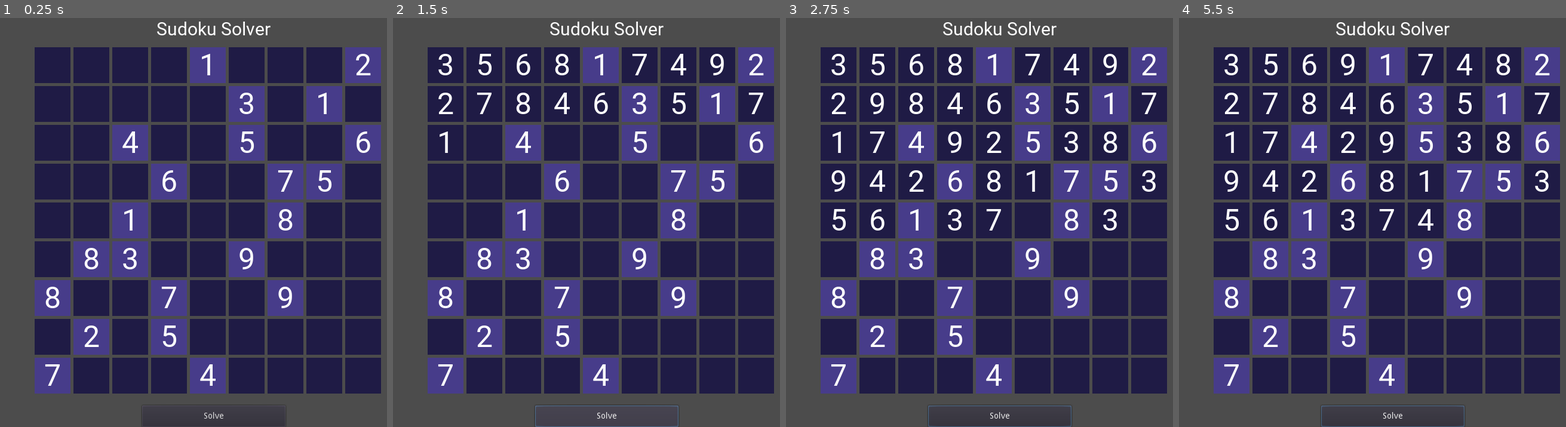
Above: before the commit, frames 1-4 (left to right).
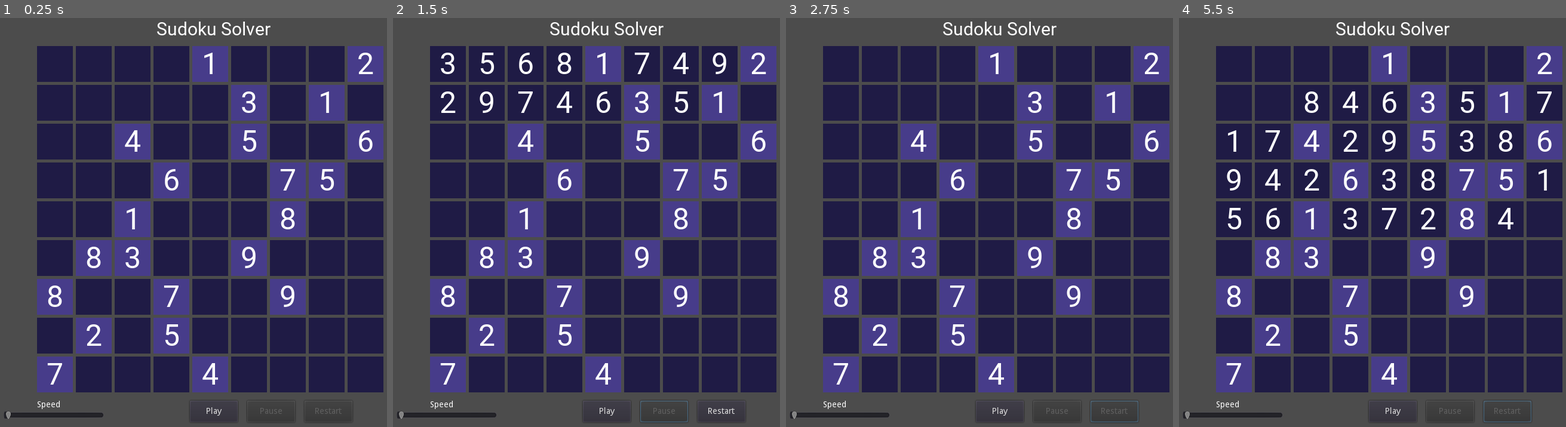
Above: after the commit, the same moments.

Repository: afroewis/godot-sudoku-solver
Game: Godot game, scene res://main_scene.tscn
The game is run twice, just before and just after one commit, with the same random seed, the same clock (stepped at 60 frames per second) and the same inputs.
Inputs (mouse positions are in pixels of both pictures, inside the frame that each line leads up to):
- Up to frame 1 (0.25 s): no input
- Up to frame 2 (1.5 s): click "Solve" (after the commit: "Play") at 0.5 s; click (663, 410) at 1.25 s, where only the run after the commit has a clickable "Pause"
- Up to frame 3 (2.75 s): click (1114, 410) at 2 s, where only the run after the commit has a clickable "Restart"
- Up to frame 4 (5.5 s): click "Solve" (after the commit: "Play") at 2.75 s; click (1507, 410) at 3.5 s, where only the run after the commit has a clickable "Restart"; click "Solve" (after the commit: "Play") at 4.25 s; click (1507, 410) at 5 s, where only the run after the commit has a clickable "Restart"

The runs differ from the first frame. In frame 1, 16% of the frame differs, in the area x 1-100%, y 6-100%; in frame 2, 18%; in frame 3, 19%; in frame 4, 19%.
Error before the commit: Invalid get index '81' (on base: 'Array'). (res://main_scene.gd:85)

Commit message:
Added controls

Diff:
--- a/main_scene.gd
+++ b/main_scene.gd
@@ -2,11 +2,13 @@
 
 export(PackedScene) var rect_scene = preload("res://number.tscn")
 
-onready var button = get_node("Button")
-onready var container = get_node("GridContainer")
+onready var play_button = get_node("play_button")
+onready var pause_button = get_node("pause_button")
+onready var reset_button = get_node("reset_button")
+onready var container = get_node("numbers_container")
 
 # Game state
-var board = [
+var new_board = [
 	0, 0, 0, 0, 1, 0, 0, 0, 2,
 	0, 0, 0, 0, 0, 3, 0, 1, 0,
 	0, 0, 4, 0, 0, 5, 0, 0, 6,
@@ -18,10 +20,13 @@
 	7, 0, 0, 0, 4, 0, 0, 0, 0
 ]
 
+var board = [] + new_board
+
 var rows: Array = []
 var cols: Array = []
 var cells: Array = []
 var steps: Array = []
+var isPaused: bool
 
 func are_all_true(arr: Array) -> bool:
 	for i in arr.size():
@@ -30,24 +35,57 @@
 	return true
 
 func _ready():
-	button.connect("button_down", self, "solve_pressed")
+	play_button.connect("button_up", self, "solve_pressed")
+	pause_button.connect("button_up", self, "pause_pressed")
+	reset_button.connect("button_up", self, "reset_pressed")
+
 	create_board()
 
+func pause_pressed():
+	play_button.disabled = false
+	pause_button.disabled = true
+	reset_button.disabled = false
+	isPaused = true
+
+func reset_pressed():
+	play_button.disabled = false
+	pause_button.disabled = true
+	reset_button.disabled = true
+	board = [] + new_board;
+	steps = []
+	rows = []
+	cols = []
+	cells = []
+	isPaused = false
+	create_board()
+
+
 func solve_pressed():
+	isPaused = false
+	play_button.disabled = true
+	pause_button.disabled = false
+	reset_button.disabled = false
+
 	print_board()
 	solve(board, 0, rows, cols, cells)
 	print_board()
 
-	for i in steps:
-		var index = i[0]
-		var value = i[1]
+	for step in steps:
+		if (isPaused):
+			break
+		var index = step[0]
+		var value = step[1]
 		var number = container.get_children()[index]
 		var label: Label = number.get_node("Label")
 		var text = String(" ") if value == 0 else String(value)
 		label.text = text
 		yield(get_tree().create_timer(0.001), "timeout")
 
+
 func create_board():
+	for n in container.get_children():
+		container.remove_child(n)
+
 	for x in board:
 		var instance = rect_scene.instance()
 		var label = instance.get_node("Label")
--- a/main_scene.tscn
+++ b/main_scene.tscn
@@ -37,29 +37,31 @@
 "_edit_use_anchors_": false
 }
 
-[node name="Button" type="Button" parent="."]
+[node name="play_button" type="Button" parent="."]
 anchor_left = 0.5
 anchor_top = 1.0
 anchor_right = 0.5
 anchor_bottom = 1.0
-margin_left = -120.0
-margin_top = -36.0
-margin_right = 120.0
-text = "Solve"
+margin_left = -40.0
+margin_top = -44.0
+margin_right = 40.0
+margin_bottom = -8.0
+rect_pivot_offset = Vector2( -608, -400 )
+text = "Play"
 script = SubResource( 2 )
 __meta__ = {
 "_edit_use_anchors_": false
 }
 
-[node name="GridContainer" type="GridContainer" parent="."]
+[node name="numbers_container" type="GridContainer" parent="."]
 anchor_left = 0.5
 anchor_top = 0.5
 anchor_right = 0.5
 anchor_bottom = 0.5
-margin_left = -300.0
+margin_left = -296.0
 margin_top = -286.0
-margin_right = 300.0
-margin_bottom = 298.0
+margin_right = 304.0
+margin_bottom = 290.0
 grow_horizontal = 2
 grow_vertical = 2
 size_flags_horizontal = 2
@@ -70,7 +72,7 @@
 "_edit_use_anchors_": false
 }
 
-[node name="Label" type="Label" parent="."]
+[node name="title_label" type="Label" parent="."]
 anchor_left = 0.5
 anchor_right = 0.5
 margin_left = -96.0
@@ -80,4 +82,56 @@
 custom_fonts/font = SubResource( 3 )
 text = "Sudoku Solver"
 
-[connection signal="toggled" from="Button" to="Button" method="_on_Button_toggled"]
+[node name="speed_slider" type="HSlider" parent="."]
+margin_left = 48.0
+margin_top = 672.0
+margin_right = 216.0
+margin_bottom = 688.0
+__meta__ = {
+"_edit_use_anchors_": false
+}
+
+[node name="speed_label" type="Label" parent="."]
+margin_left = 104.0
+margin_top = 656.0
+margin_right = 144.0
+margin_bottom = 670.0
+text = "Speed"
+
+[node name="pause_button" type="Button" parent="."]
+anchor_left = 0.5
+anchor_top = 1.0
+anchor_right = 0.5
+anchor_bottom = 1.0
+margin_left = 56.0
+margin_top = -44.0
+margin_right = 136.0
+margin_bottom = -8.0
+rect_pivot_offset = Vector2( 56, 32 )
+disabled = true
+text = "Pause"
+script = SubResource( 2 )
+__meta__ = {
+"_edit_use_anchors_": false
+}
+
+[node name="reset_button" type="Button" parent="."]
+anchor_left = 0.5
+anchor_top = 1.0
+anchor_right = 0.5
+anchor_bottom = 1.0
+margin_left = 152.0
+margin_top = -44.0
+margin_right = 232.0
+margin_bottom = -8.0
+rect_pivot_offset = Vector2( 56, 32 )
+disabled = true
+text = "Restart"
+script = SubResource( 2 )
+__meta__ = {
+"_edit_use_anchors_": false
+}
+
+[connection signal="toggled" from="play_button" to="play_button" method="_on_Button_toggled"]
+[connection signal="toggled" from="pause_button" to="pause_button" method="_on_Button_toggled"]
+[connection signal="toggled" from="reset_button" to="reset_button" method="_on_Button_toggled"]
